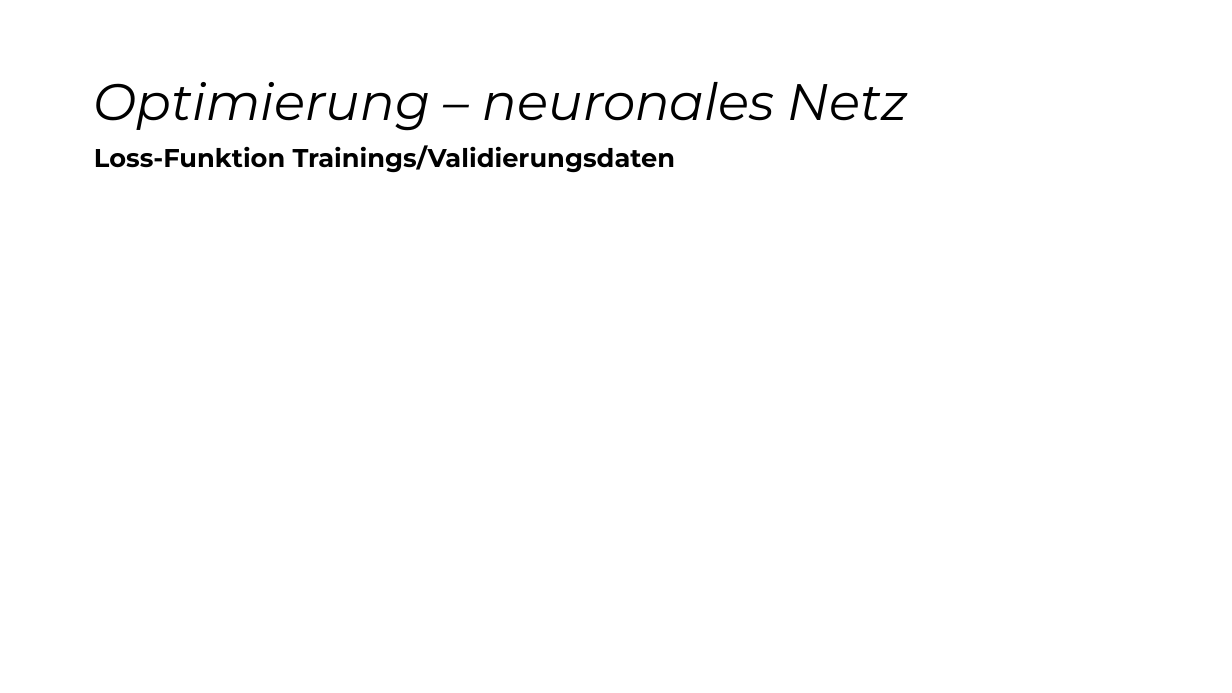
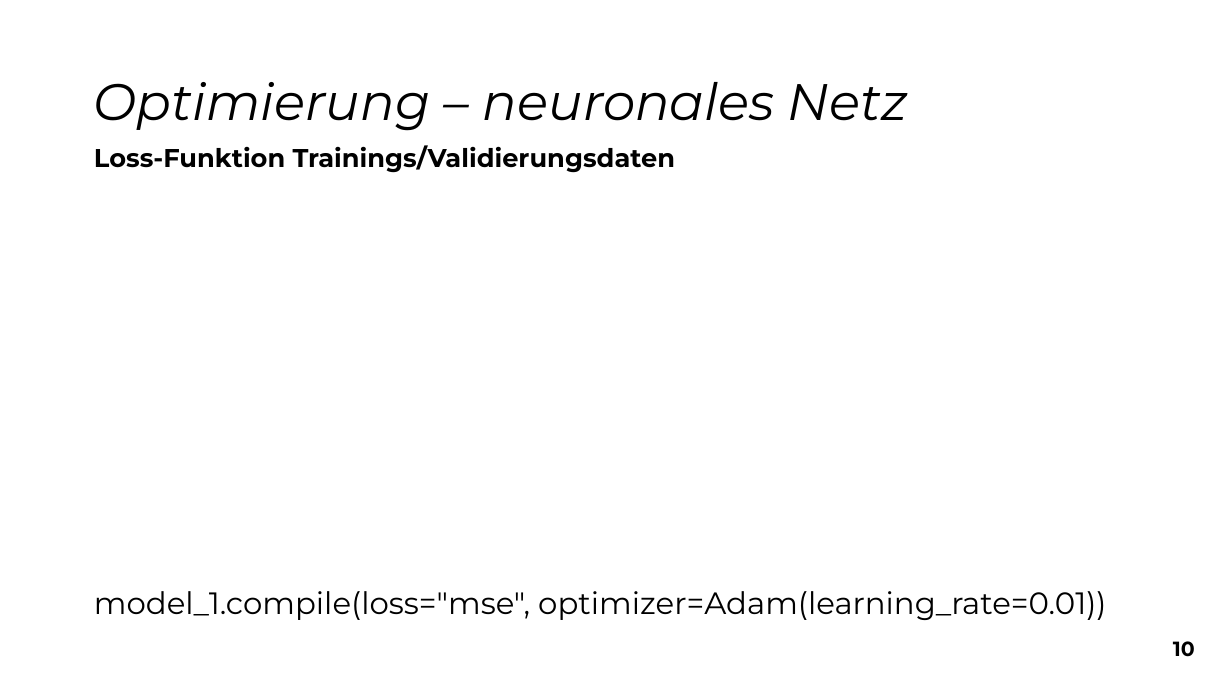
Before and after one commit to snw7/OC1-team-1, a slide deck: slide 11 of praesentation/abschluss-praesentation.pptx. Drawn at 1232x693 pixels with LibreOffice and Linux fonts; fonts in the diff are those of the drawing. Boxes give left, top, right and bottom in pixels: in the first picture for what was removed or moved away, otherwise in the second. Text is boxed around its words. In the diff, an @@ line names an element or a change of style, - is before the commit and + after.

```diff
--- a/praesentation/abschluss-praesentation.pptx
+++ b/praesentation/abschluss-praesentation.pptx
@@ text added at (94,591,1106,620), 24 pt, text #000000 @@
+model_1.compile(loss="mse", optimizer=Adam(learning_rate=0.01))
@@ text added at (1173,641,1195,657), 16 pt, text #000000, bold @@
+10
```
Also in this commit, not shown: 11 other slides changed, 1 slide added, 1 other file.
